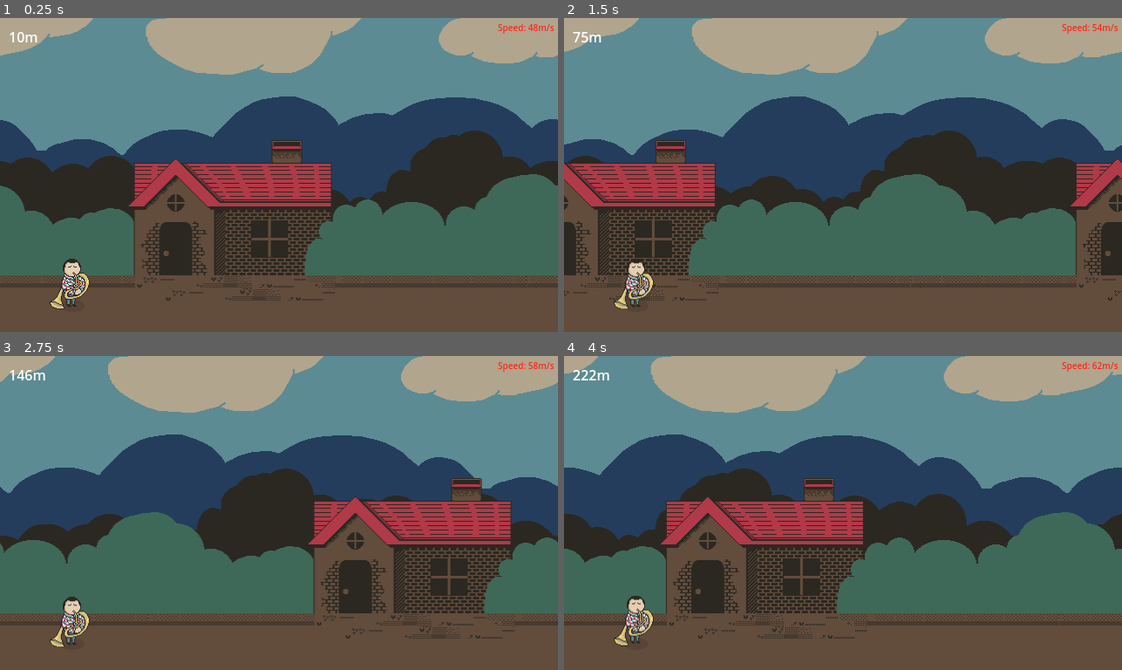
Above: before the commit, frames 1-4 (two rows, left to right).
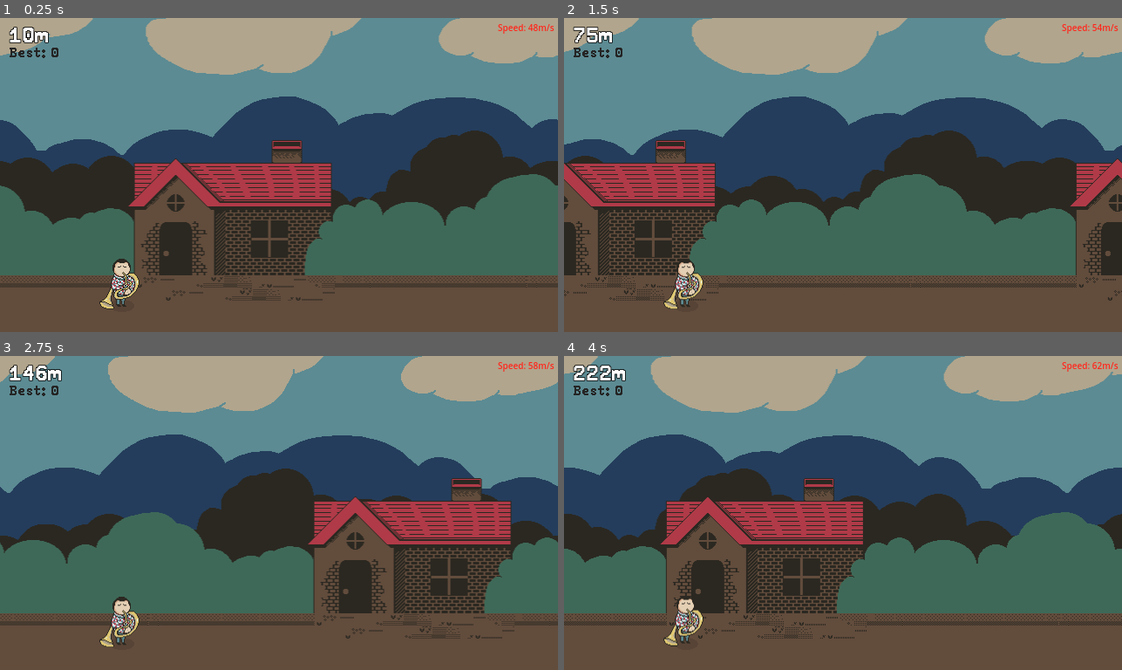
Above: after the commit, the same moments.

Repository: tiagonuneslx/the-sousaphone-guy
Game: Godot game, scene res://game.tscn
Same seed, same stepped clock (60 frames per second), same inputs: the game is played once before the commit and once after it.
Inputs (mouse positions are in pixels of both pictures, inside the frame that each line leads up to):
- Up to frame 1 (0.25 s): no input
- Up to frame 2 (1.5 s): move the mouse to (965, 159) at 0.52 s; click (965, 159) at 0.77 s; move the mouse to (731, 190) at 1.27 s
- Up to frame 3 (2.75 s): click (167, 528) at 1.52 s; move the mouse to (334, 443) at 2.02 s
- Up to frame 4 (4 s): move the mouse to (815, 575) at 2.77 s; click (815, 575) at 3.02 s; move the mouse to (1010, 560) at 3.52 s; click (1010, 560) at 3.77 s

The runs differ from the first frame. In frame 1, 1.6% of the frame differs, in the area x 1-25%, y 2-93%; in frame 2, 1.5%; in frame 3, 1.6%; in frame 4, 1.7%.

Commit message:
Added font to distance Label, added best distance Label

Diff:
--- a/game.tscn
+++ b/game.tscn
@@ -1,10 +1,11 @@
-[gd_scene load_steps=6 format=3 uid="uid://c4wlshil6gj0e"]
+[gd_scene load_steps=7 format=3 uid="uid://c4wlshil6gj0e"]
 
 [ext_resource type="PackedScene" uid="uid://ibqei0hxkrs7" path="res://background.tscn" id="1_2bh5a"]
 [ext_resource type="Script" uid="uid://dckr7drwioe17" path="res://game.gd" id="1_lp6ye"]
 [ext_resource type="PackedScene" uid="uid://5vemn23actcr" path="res://player.tscn" id="2_6wbtu"]
 [ext_resource type="PackedScene" uid="uid://dow6x6cd3kbd0" path="res://wall.tscn" id="4_fc0e3"]
 [ext_resource type="AudioStream" uid="uid://yoketxn31yeb" path="res://audio/background-music.wav" id="5_7jktm"]
+[ext_resource type="FontFile" uid="uid://b0pghnr33yf2h" path="res://fonts/Peaberry-Base.otf" id="6_ryrav"]
 
 [node name="Game" type="Node2D"]
 script = ExtResource("1_lp6ye")
@@ -12,7 +13,7 @@
 [node name="Background" parent="." instance=ExtResource("1_2bh5a")]
 
 [node name="Player" parent="." instance=ExtResource("2_6wbtu")]
-position = Vector2(83, 330)
+position = Vector2(140, 330)
 collision_layer = 2
 collision_mask = 5
 contact_monitor = true
@@ -35,6 +36,10 @@
 offset_top = 10.0
 offset_right = 50.0
 offset_bottom = 33.0
+theme_override_colors/font_outline_color = Color(0, 0, 0, 1)
+theme_override_constants/outline_size = 3
+theme_override_fonts/font = ExtResource("6_ryrav")
+theme_override_font_sizes/font_size = 24
 text = "0m"
 
 [node name="Speed" type="Label" parent="GUI"]
@@ -46,3 +51,13 @@
 theme_override_font_sizes/font_size = 10
 text = "Speed: 140 px/s"
 horizontal_alignment = 2
+
+[node name="BestDistance" type="Label" parent="GUI"]
+offset_left = 10.0
+offset_top = 33.0
+offset_right = 68.0
+offset_bottom = 56.0
+theme_override_colors/font_color = Color(0.144063, 0.144063, 0.144062, 1)
+theme_override_fonts/font = ExtResource("6_ryrav")
+theme_override_font_sizes/font_size = 16
+text = "Best: 0"
--- a/project.godot
+++ b/project.godot
@@ -22,7 +22,6 @@
 window/size/viewport_height=360
 window/size/mode=2
 window/stretch/mode="canvas_items"
-window/stretch/scale_mode="integer"
 
 [editor]
 
Binary file added: fonts/Peaberry-Base.otf
Not shown, added: fonts/Peaberry-Base.otf.import
